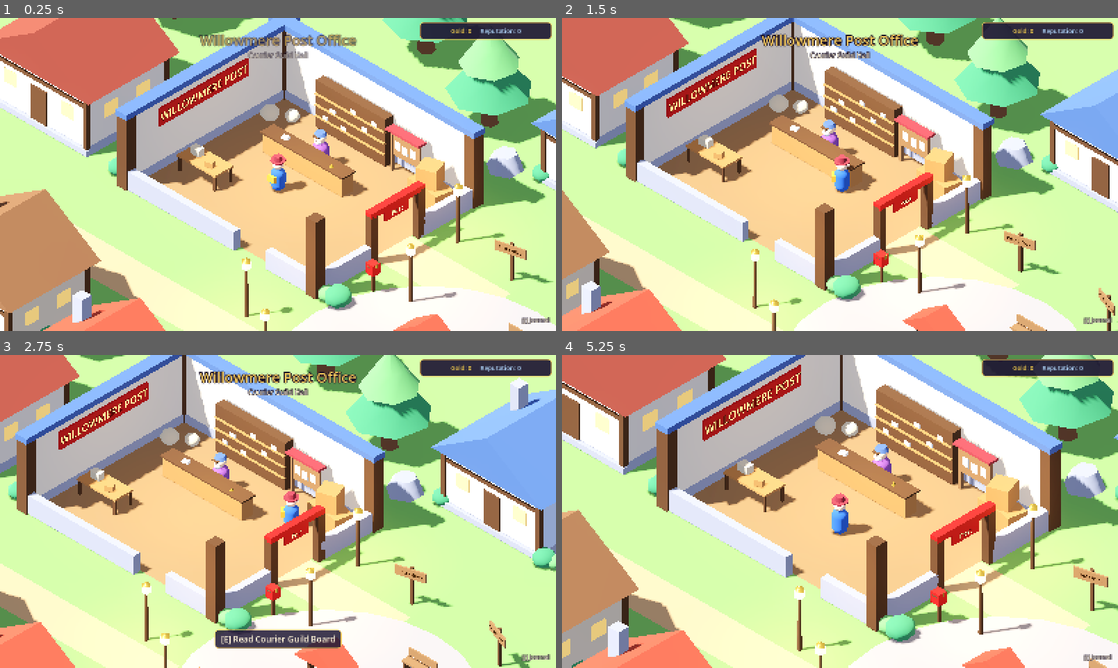
Above: before the commit, frames 1-4 (two rows, left to right).
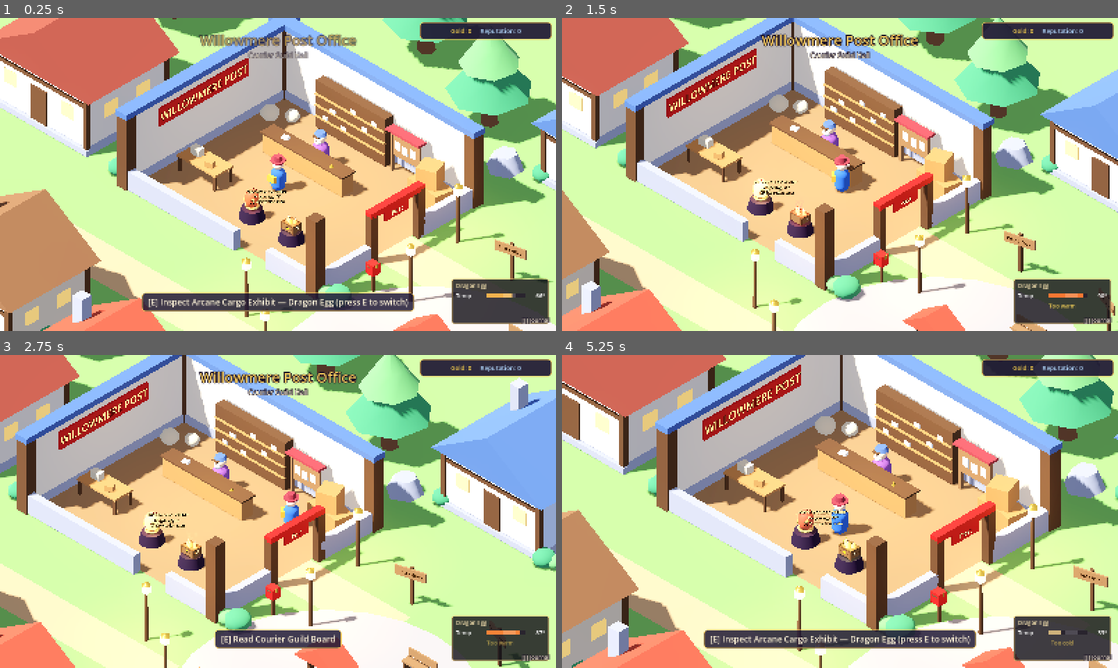
Above: after the commit, the same moments.

Repository: teefsteefsteefsteeg/courier
Game: Godot game, scene res://scenes/levels/village.tscn
The game is run twice, just before and just after one commit, with the same random seed, the same clock (stepped at 60 frames per second) and the same inputs.
Inputs (mouse positions are in pixels of both pictures, inside the frame that each line leads up to):
- Up to frame 1 (0.25 s): no input
- Up to frame 2 (1.5 s): tap E (interact) at 0.5 s; move the mouse to (962, 158) at 0.52 s; hold D (move_right) 0.53-1.25 s; hold E (interact) 0.53-1.25 s; click (962, 158) at 0.67 s; tap Enter (ui_accept) at 0.77 s; tap Shift (run) at 0.8 s; drag from (728, 190) to (812, 237) at 1.27 s
- Up to frame 3 (2.75 s): move the mouse to (333, 442) at 2.02 s; hold D (move_right) from 2.03 s (still down); hold G (drop_package) from 2.03 s (still down); tap Shift (run) at 2.3 s
- Up to frame 4 (5.25 s): release D (move_right) at 2.75 s; release G (drop_package) at 2.75 s; drag from (812, 574) to (673, 464) at 2.77 s; move the mouse to (1006, 558) at 3.52 s; hold A (move_left) 3.53-4.25 s; hold Shift (run) 3.53-4.25 s; tap Enter (ui_accept) at 3.77 s; tap E (interact) at 4.25, 5 s; drag from (673, 464) to (756, 433) at 4.27 s; move the mouse to (867, 511) at 5.02 s; hold S (move_back) from 5.03 s (still down); hold Mouse wheel up (zoom_in) from 5.03 s (still down); click (867, 511) at 5.17 s

The runs differ from the first frame. In frame 1, 6.4% of the frame differs, in the area x 25-99%, y 54-98%; in frame 2, 3.4%; in frame 3, 3.4%; in frame 4, 6.7%, in the area x 25-99%, y 49-98%.

Commit message:
Add visible Phase 3 post office showcase

Diff:
--- /dev/null
+++ b/scenes/gameplay/phase3_visual/phase3_showcase.tscn
@@ -0,0 +1,65 @@
+[gd_scene format=3]
+
+[ext_resource type="Script" path="res://scripts/phase3_visual/phase3_showcase.gd" id="1_showcase"]
+[ext_resource type="PackedScene" path="res://scenes/gameplay/packages/visuals/dragon_egg_visual.tscn" id="2_egg"]
+[ext_resource type="PackedScene" path="res://scenes/gameplay/packages/visuals/potion_crate_visual.tscn" id="3_potion"]
+[ext_resource type="Script" path="res://scripts/interaction/interactable.gd" id="4_interactable"]
+[ext_resource type="Resource" path="res://data/packages/pkg_dragon_egg.tres" id="5_egg_data"]
+[ext_resource type="Resource" path="res://data/packages/pkg_potion_crate.tres" id="6_potion_data"]
+
+[sub_resource type="CylinderMesh" id="PedestalMesh"]
+top_radius = 0.48
+bottom_radius = 0.62
+height = 0.55
+radial_segments = 12
+
+[sub_resource type="StandardMaterial3D" id="PedestalMaterial"]
+albedo_color = Color(0.18, 0.13, 0.21, 1)
+metallic = 0.15
+roughness = 0.58
+
+[sub_resource type="SphereShape3D" id="InteractShape"]
+radius = 1.8
+
+[node name="Phase3Showcase" type="Node3D"]
+script = ExtResource("1_showcase")
+dragon_egg_definition = ExtResource("5_egg_data")
+potion_crate_definition = ExtResource("6_potion_data")
+
+[node name="EggPedestal" type="MeshInstance3D" parent="."]
+position = Vector3(-1.25, 0.275, 0)
+mesh = SubResource("PedestalMesh")
+surface_material_override/0 = SubResource("PedestalMaterial")
+
+[node name="PotionPedestal" type="MeshInstance3D" parent="."]
+position = Vector3(1.25, 0.275, 0)
+mesh = SubResource("PedestalMesh")
+surface_material_override/0 = SubResource("PedestalMaterial")
+
+[node name="DragonEgg" parent="." instance=ExtResource("2_egg")]
+position = Vector3(-1.25, 0.62, 0)
+scale = Vector3(1.35, 1.35, 1.35)
+
+[node name="PotionCrate" parent="." instance=ExtResource("3_potion")]
+position = Vector3(1.25, 0.62, 0)
+scale = Vector3(1.15, 1.15, 1.15)
+
+[node name="StatusLabel" type="Label3D" parent="."]
+position = Vector3(0, 1.9, 0.25)
+text = "ARCANE CARGO EXHIBIT"
+font_size = 32
+outline_size = 8
+modulate = Color(1, 0.9, 0.55, 1)
+billboard = 1
+
+[node name="Interactable" type="Area3D" parent="."]
+position = Vector3(0, 0.8, 0)
+collision_layer = 8
+collision_mask = 0
+monitoring = false
+script = ExtResource("4_interactable")
+prompt_verb = "Inspect"
+display_name = "Arcane Cargo Exhibit"
+
+[node name="CollisionShape3D" type="CollisionShape3D" parent="Interactable"]
+shape = SubResource("InteractShape")
--- a/scenes/locations/post_office.tscn
+++ b/scenes/locations/post_office.tscn
@@ -19,6 +19,7 @@
 [ext_resource type="Resource" path="res://data/packages/pkg_ordinary_parcel.tres" id="17_pkg_parcel"]
 [ext_resource type="Resource" path="res://data/packages/pkg_dragon_egg.tres" id="18_pkg_egg"]
 [ext_resource type="Resource" path="res://data/packages/pkg_potion_crate.tres" id="19_pkg_potion"]
+[ext_resource type="PackedScene" path="res://scenes/gameplay/phase3_visual/phase3_showcase.tscn" id="20_phase3_showcase"]
 
 [sub_resource type="PlaneMesh" id="PlaneMesh_floor"]
 size = Vector2(11.6, 9.6)
@@ -537,6 +538,9 @@
 transform = Transform3D(1, 0, 0, 0, 1, 0, 0, 0, 1, 1.2, 0, 0)
 package_definition = ExtResource("19_pkg_potion")
 
+[node name="Phase3Showcase" parent="." instance=ExtResource("20_phase3_showcase")]
+transform = Transform3D(1, 0, 0, 0, 1, 0, 0, 0, 1, 1.0, 0, 2.8)
+
 [node name="Zone" type="Area3D" parent="."]
 collision_layer = 0
 collision_mask = 2
--- /dev/null
+++ b/scripts/phase3_visual/phase3_showcase.gd
@@ -0,0 +1,66 @@
+class_name Phase3Showcase
+extends Node3D
+## A permanent post-office exhibit for evaluating the two magical delivery types.
+## It does not alter quest availability, pickups, or rewards.  Interacting with
+## the placard switches the existing gameplay HUD between the live egg and crate.
+
+@export var dragon_egg_definition: PackageDefinition
+@export var potion_crate_definition: PackageDefinition
+@export var cycle_seconds := 8.0
+
+@onready var interactable: Interactable = $Interactable
+@onready var egg_visual: DragonEggVisualFX = $DragonEgg
+@onready var potion_visual: PotionCrateVisualFX = $PotionCrate
+@onready var status_label: Label3D = $StatusLabel
+
+var _egg: PackageInstance
+var _potion: PackageInstance
+var _showing_egg := true
+var _time := 0.0
+var _hud: PackageStatusHUD
+
+
+func _ready() -> void:
+	_egg = PackageInstance.new(dragon_egg_definition)
+	_potion = PackageInstance.new(potion_crate_definition)
+	egg_visual.bind_package(_egg)
+	potion_visual.bind_package(_potion)
+	interactable.interacted.connect(_on_interacted)
+	_hud = _find_scene_root().get_node_or_null("GameplayHUD/PackageStatusHUD") as PackageStatusHUD
+	# GameplayHUD initializes later in the village scene and clears its initial
+	# empty carrier binding, so bind after the whole scene has entered the tree.
+	_show_selected_package.call_deferred()
+
+
+func _process(delta: float) -> void:
+	_time += delta
+	# Make both effects obvious while preserving their real PackageInstance API.
+	_egg.set_temperature(60.0 + 32.0 * sin(_time * TAU / cycle_seconds))
+	_potion.set_instability(57.0 + 38.0 * sin(_time * TAU / (cycle_seconds * 0.72)))
+	_update_label()
+
+
+func _on_interacted(_interactor: Node) -> void:
+	_showing_egg = not _showing_egg
+	_show_selected_package()
+
+
+func _show_selected_package() -> void:
+	if _hud != null:
+		_hud.bind_package(_egg if _showing_egg else _potion)
+	interactable.display_name = "Arcane Cargo Exhibit — %s (press E to switch)" % ("Dragon Egg" if _showing_egg else "Volatile Potion")
+	_update_label()
+
+
+func _update_label() -> void:
+	if _showing_egg:
+		status_label.text = "ARCANE CARGO EXHIBIT\nDragon Egg  %d°\n[E] View potion crate" % roundi(_egg.get_temperature())
+	else:
+		status_label.text = "ARCANE CARGO EXHIBIT\nVolatile Potion  %d%% unstable\n[E] View dragon egg" % roundi(_potion.get_instability())
+
+
+func _find_scene_root() -> Node:
+	var node: Node = self
+	while node.get_parent() != null and node.get_parent() != get_tree().root:
+		node = node.get_parent()
+	return node
--- /dev/null
+++ b/tests/capture_phase3_showcase_screenshots.gd
@@ -0,0 +1,40 @@
+extends SceneTree
+## Renders the actual village showcase and the live gameplay HUD.
+## Run: godot --path . --script res://tests/capture_phase3_showcase_screenshots.gd -- docs/screenshots/phase3
+
+func _initialize() -> void:
+	_run.call_deferred()
+
+
+func _run() -> void:
+	var args := OS.get_cmdline_user_args()
+	var out_dir := args[0] if args.size() > 0 else "docs/screenshots/phase3"
+	DirAccess.make_dir_recursive_absolute(ProjectSettings.globalize_path("res://" + out_dir))
+	var village := (load("res://scenes/levels/village.tscn") as PackedScene).instantiate() as Node3D
+	root.add_child(village)
+	current_scene = village
+	var player := village.get_node("Player") as PlayerController
+	var rig := village.get_node("IsoCameraRig") as IsoCameraRig
+	var showcase := village.get_node("PostOffice/Phase3Showcase") as Phase3Showcase
+	player.teleport_to(Vector3(-13.2, 0, -1.6))
+	rig.camera.size = 8.0
+	rig.set_zoom(8.0)
+	rig.snap_to_target()
+	await _wait(120)
+	_save(out_dir, "01_arcane_cargo_egg_hud.png")
+	showcase.interactable.interact(player)
+	# Capture the potion during its volatile warning phase, not its calm trough.
+	await _wait(260)
+	_save(out_dir, "02_arcane_cargo_potion_hud.png")
+	quit()
+
+
+func _wait(frames: int) -> void:
+	for i in frames:
+		await process_frame
+
+
+func _save(dir: String, file_name: String) -> void:
+	var path := "res://" + dir.path_join(file_name)
+	var error := root.get_texture().get_image().save_png(ProjectSettings.globalize_path(path))
+	print("saved ", path, " error=", error)
--- /dev/null
+++ b/tests/phase3_demo_tests.gd
@@ -0,0 +1,56 @@
+extends SceneTree
+## Live-village audit for the Phase 3 showcase, magical pickup lifecycle, and HUD.
+
+var failures := 0
+
+
+func _initialize() -> void:
+	_run.call_deferred()
+
+
+func _run() -> void:
+	var village := (load("res://scenes/levels/village.tscn") as PackedScene).instantiate() as Node3D
+	root.add_child(village)
+	await process_frame
+	await process_frame
+	var manager := QuestManager.find(self)
+	var player := village.get_node("Player") as PlayerController
+	var carrier := PackageCarrier.find_on(player)
+	var hud := village.get_node("GameplayHUD/PackageStatusHUD") as PackageStatusHUD
+	var post_office := village.get_node("PostOffice") as Node3D
+	var egg_pickup := post_office.get_node("Markers/ParcelPickupSpot/DragonEggPickup") as PackagePickup
+	var potion_pickup := post_office.get_node("Markers/ParcelPickupSpot/PotionCratePickup") as PackagePickup
+	var showcase := post_office.get_node("Phase3Showcase") as Phase3Showcase
+
+	_check(manager != null, "village has the quest manager")
+	_check(manager.get_definition(&"q002_dragon_egg") != null and manager.get_definition(&"q003_unstable_potion") != null, "board missions are registered")
+	_check(egg_pickup != null and potion_pickup != null, "both magical pickup scenes are instanced in the post office")
+	_check(showcase != null and showcase.egg_visual != null and showcase.potion_visual != null, "showcase has both live magical models")
+	_check(showcase.egg_visual.get_bound_package() != null and showcase.potion_visual.get_bound_package() != null, "showcase visuals bind live PackageInstances")
+	_check(hud.visible and hud.is_temperature_shown(), "showcase exposes the live Egg temperature HUD on village start")
+
+	_check(manager.accept_quest(&"q002_dragon_egg") == QuestManager.AcceptResult.OK, "Dragon Egg mission accepts")
+	await process_frame
+	_check(egg_pickup.visible and egg_pickup.is_available(), "accepting Dragon Egg exposes a visible pickup")
+	egg_pickup.interactable.interact(player)
+	await process_frame
+	_check(carrier.get_package().get_package_id() == &"pkg_dragon_egg", "carrying the egg uses the actual package")
+	_check(hud.visible and hud.is_temperature_shown(), "carrying the egg shows the live temperature HUD")
+	_check(carrier.get_child(-1) is DragonEggVisualFX, "carrying the egg instances its visual/effects scene")
+	carrier.remove_package(&"audit")
+
+	showcase.interactable.interact(player)
+	await process_frame
+	_check(hud.visible and hud.is_instability_shown(), "showcase interaction switches HUD to live potion instability")
+	_check(showcase.potion_visual.get_agitation() >= 0.0, "potion visual effect updates from instability")
+
+	print("phase3_demo_tests: ", 13 - failures, " passed, ", failures, " failed")
+	quit(failures)
+
+
+func _check(condition: bool, label: String) -> void:
+	if condition:
+		print("PASS  ", label)
+	else:
+		failures += 1
+		push_error("FAIL  " + label)
Binary file added: docs/screenshots/phase3/01_arcane_cargo_egg_hud.png
Binary file added: docs/screenshots/phase3/02_arcane_cargo_potion_hud.png
Not shown, added: scripts/phase3_visual/phase3_showcase.gd.uid
Not shown, added: tests/capture_phase3_showcase_screenshots.gd.uid
Not shown, added: tests/phase3_demo_tests.gd.uid
